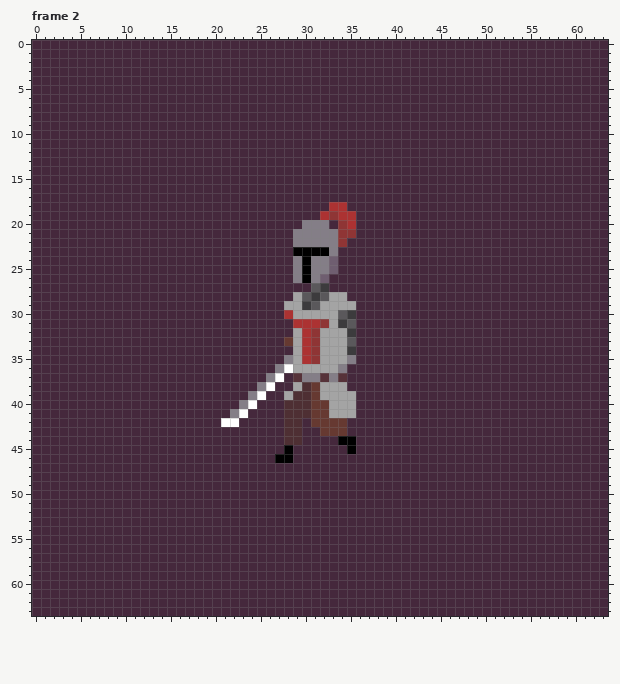
A pixel-art file gets an edit: assets/aseprite/human_downscale_walk.ase. Above is the file before it was changed.
64x64 pixels, 8 frames. Shown: frame 2. The commit also changed other frames, which this record leaves out.
The result:
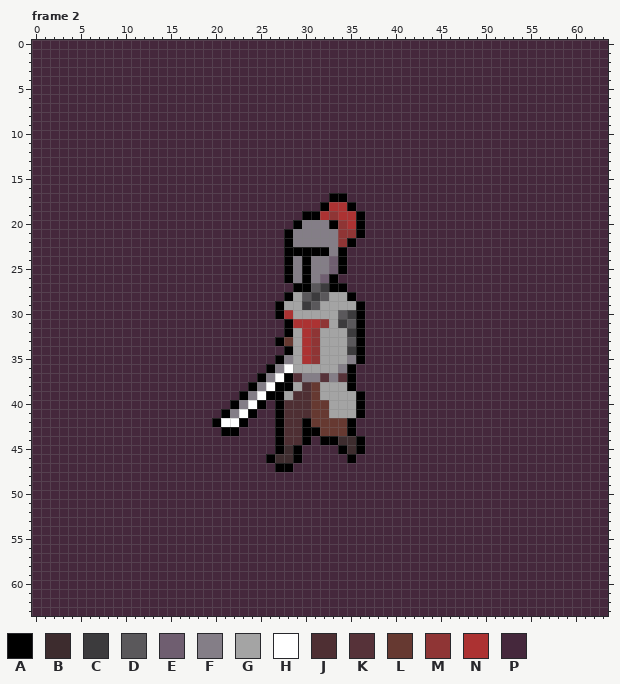
Palette (. is transparent): A #000000  B #3d2c2e  C #3c3b3d  D #5a585b  E #6f5e70  F #847e87  G #a4a4a4  H #ffffff  J #4e2f33  K #563239  L #663931  M #8f3535  N #ac3232  P #45283c
The edit:
layer "bg/bg" added
layer "bg/outline" added
layer "bg" removed
--- frame 2, layers "body/pants", "bg/outline"
@@ x 18..38 @@
 16 PPPPPPPPPPPPPPPPPPPPP
-17 PPPPPPPPPPPPPPPPPPPPP
-18 PPPPPPPPPPPPPPPNNPPPP
-19 PPPPPPPPPPPPPPNMNNPPP
-20 PPPPPPPPPPPPFFFPMNPPP
-21 PPPPPPPPPPPFFFFFMMPPP
-22 PPPPPPPPPPPFFFFFMPPPP
-23 PPPPPPPPPPPAAAAFPPPPP
-24 PPPPPPPPPPPFAFFEPPPPP
-25 PPPPPPPPPPPFAFFEPPPPP
-26 PPPPPPPPPPPFAFEPPPPPP
-27 PPPPPPPPPPPPPDCPPPPPP
-28 PPPPPPPPPPPGDCDGGPPPP
-29 PPPPPPPPPPGGCDGGGGPPP
-30 PPPPPPPPPPNGGGGGDCPPP
-31 PPPPPPPPPPPNNNMGCDPPP
-32 PPPPPPPPPPPGNMGGGCPPP
-33 PPPPPPPPPPLGNMGGGDPPP
-34 PPPPPPPPPPPGNMGGGCPPP
-35 PPPPPPPPPPFGNMGGGFPPP
-36 PPPPPPPPPFHGGGGGFPPPP
-37 PPPPPPPPFHPKFFKFKPPPP
-38 PPPPPPPFHPPGJLGGGPPPP
-39 PPPPPPFHPPGJJLGGGGPPP
-40 PPPPPFHPPPJJJLLGGGPPP
-41 PPPPFHPPPPJJJLLGGGPPP
-42 PPPHHPPPPPJJPLLLLPPPP
-43 PPPPPPPPPPJJPPLLLPPPP
-44 PPPPPPPPPPJJPPPPAAPPP
-45 PPPPPPPPPPAPPPPPPAPPP
-46 PPPPPPPPPAAPPPPPPPPPP
-47 PPPPPPPPPPPPPPPPPPPPP
+17 PPPPPPPPPPPPPPPAAPPPP
+18 PPPPPPPPPPPPPPANNAPPP
+19 PPPPPPPPPPPPAANMNNAPP
+20 PPPPPPPPPPPAFFFAMNAPP
+21 PPPPPPPPPPAFFFFFMMAPP
+22 PPPPPPPPPPAFFFFFMAPPP
+23 PPPPPPPPPPAAAAAFAPPPP
+24 PPPPPPPPPPAFAFFEAPPPP
+25 PPPPPPPPPPAFAFFEAPPPP
+26 PPPPPPPPPPAFAFEAPPPPP
+27 PPPPPPPPPPPAADCAAPPPP
+28 PPPPPPPPPPAGDCDGGAPPP
+29 PPPPPPPPPAGGCDGGGGAPP
+30 PPPPPPPPPANGGGGGDCAPP
+31 PPPPPPPPPPANNNMGCDAPP
+32 PPPPPPPPPPAGNMGGGCAPP
+33 PPPPPPPPPALGNMGGGDAPP
+34 PPPPPPPPPPAGNMGGGCAPP
+35 PPPPPPPPPAFGNMGGGFAPP
+36 PPPPPPPPAFHGGGGGFAPPP
+37 PPPPPPPAFHAKFFKFKAPPP
+38 PPPPPPAFHAAGJLGGGAPPP
+39 PPPPPAFHAAGJJLGGGGAPP
+40 PPPPAFHAPAJJJLLGGGAPP
+41 PPPAFHAPPAJJJLLGGGAPP
+42 PPAHHAPPPAJJALLLLAPPP
+43 PPPAAPPPPAJJAALLLAPPP
+44 PPPPPPPPPAJJAPAABBAPP
+45 PPPPPPPPPABAPPPPABAPP
+46 PPPPPPPPABBAPPPPPAPPP
+47 PPPPPPPPPAAPPPPPPPPPP
 48 PPPPPPPPPPPPPPPPPPPPP
Where, in picture pixels (left, top, right, bottom), the same in both pictures:
changed: (212, 193, 365, 472)
